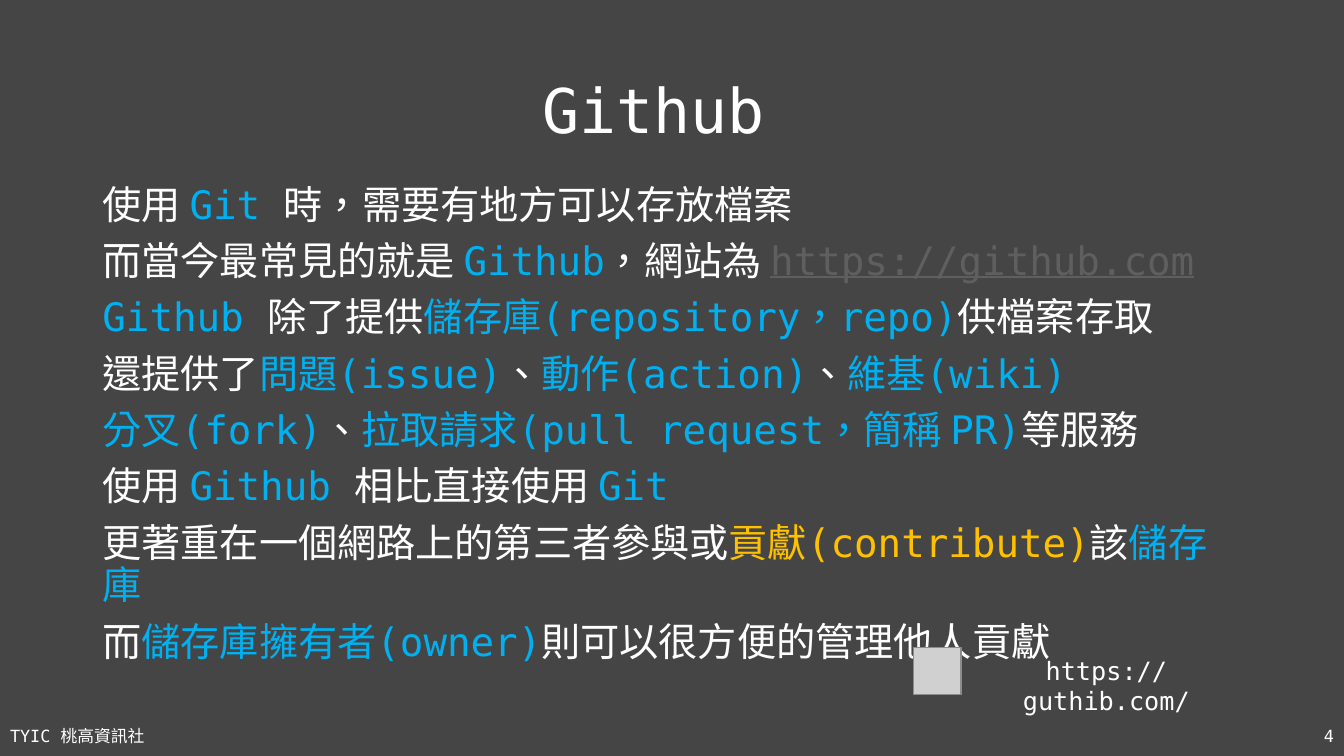
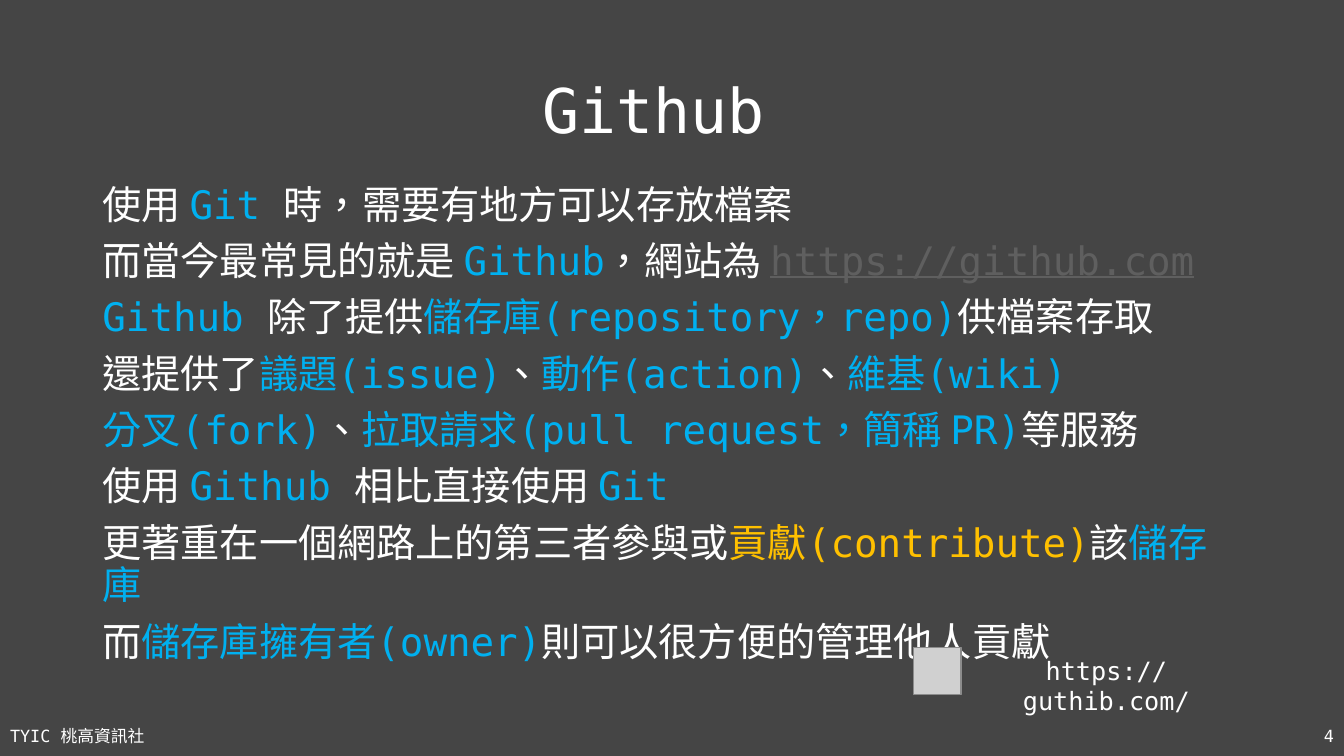
Before and after one commit to TYSHIC/slides, a slide deck: slide 4 of ppt/30_Git 與 Github.pptx. Drawn at 1344x756 pixels with LibreOffice and Linux fonts; fonts in the diff are those of the drawing; grey boxes stand for pictures. Boxes give left, top, right and bottom in pixels: in the first picture for what was removed or moved away, otherwise in the second. Text is boxed around its words. In the diff, an @@ line names an element or a change of style, - is before the commit and + after.

```diff
--- a/ppt/30_Git 與 Github.pptx
+++ b/ppt/30_Git 與 Github.pptx
@@ text at bbox=[102, 355, 1067, 393]: text changed @@
-還提供了問題(issue)、動作(action)、維基(wiki)
+還提供了議題(issue)、動作(action)、維基(wiki)
```
Also in this commit, not shown: 2 other slides changed, 2 other files.
